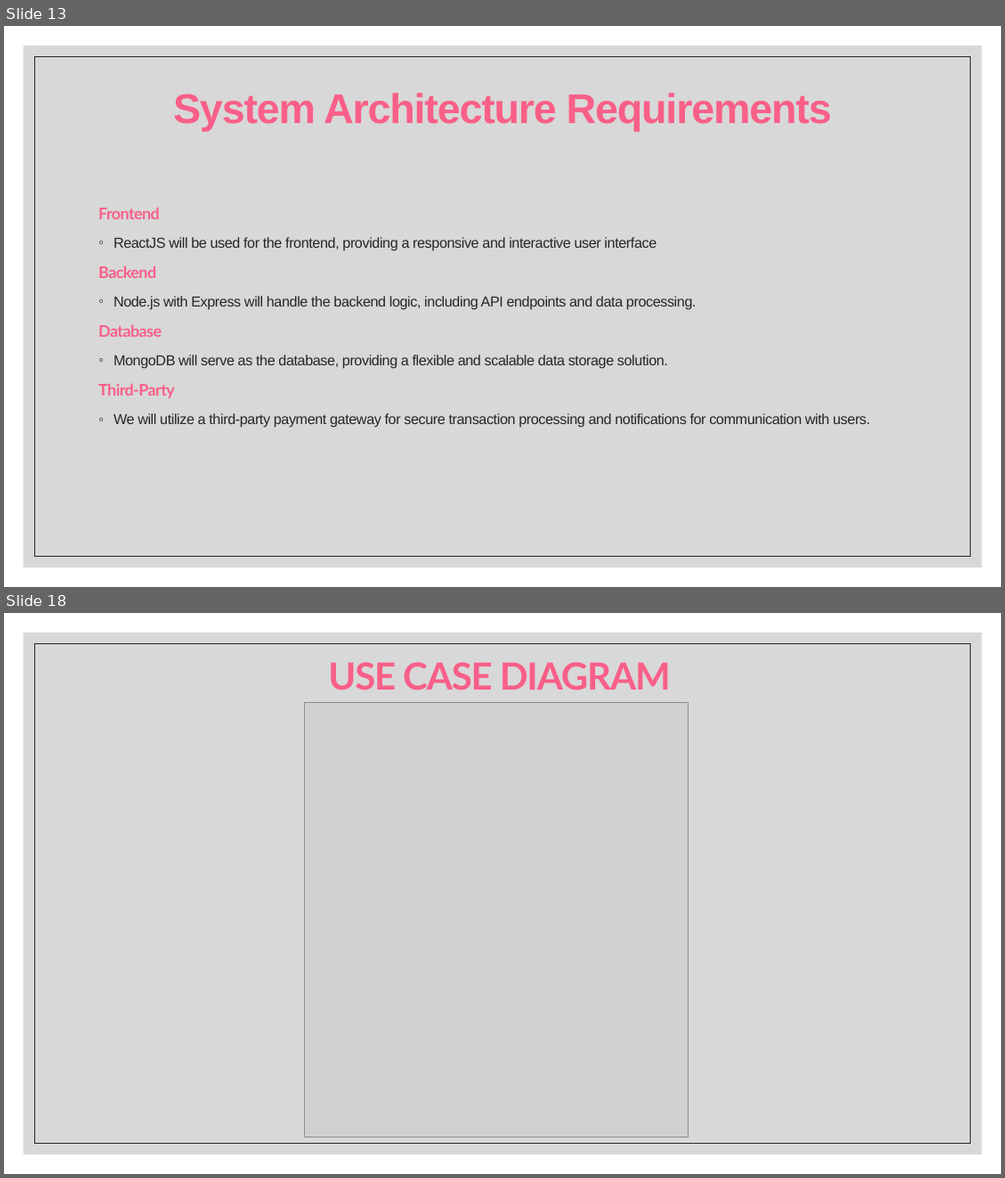
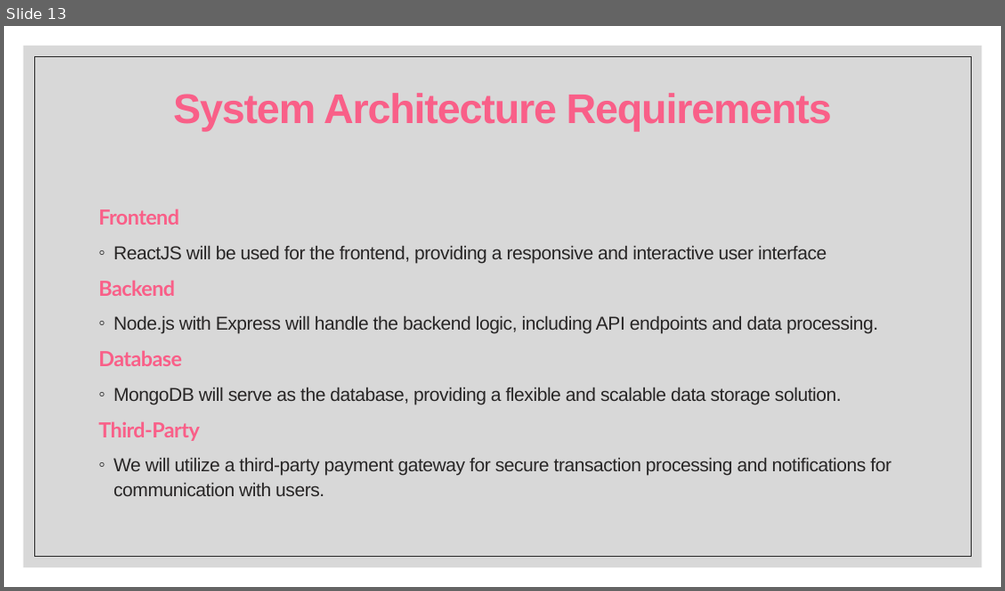
Before and after one commit to ajaykn04/SwiftBuy, a slide deck: The Future of Online Shopping.pptx. Shown one above the other, each under a label of ours: slides 13 and 18 before the commit, slide 13 after it; the slides between them are not shown. The pictures are 1005x1178 and 1005x591 pixels, drawn with LibreOffice and Linux fonts; fonts in the diff are those of the drawing; grey boxes stand for pictures. Boxes give left, top, right and bottom in pixels: in the first picture for what was removed or moved away, otherwise in the second. Text is boxed around its words. In the diff, an @@ line names an element or a change of style, - is before the commit and + after.

```diff
--- a/The Future of Online Shopping.pptx
+++ b/The Future of Online Shopping.pptx
@@ slide 18 removed at box(4, 613, 1001, 1174), background #FFFFFF; not listed: 2 template elements that a slide beside it also shows @@
@@ text removed at box(328, 662, 671, 690) @@
-USE CASE DIAGRAM
@@ picture removed at box(305, 703, 688, 1137) @@
@@ slide 13 changed as well @@
@@ rectangle at box(34, 56, 971, 556): outline #262626 0.51 pt to #262626 0.5 pt @@
@@ text "Frontend" at box(98, 208, 891, 496): size 15.4 to 20 pt in "Frontend", "Backend", "Database", "Third-Party"; size 13.9 to 18 pt @@
```
Also in this commit, not shown: 14 other slides changed, 2 slides added, 2 other slides removed.
